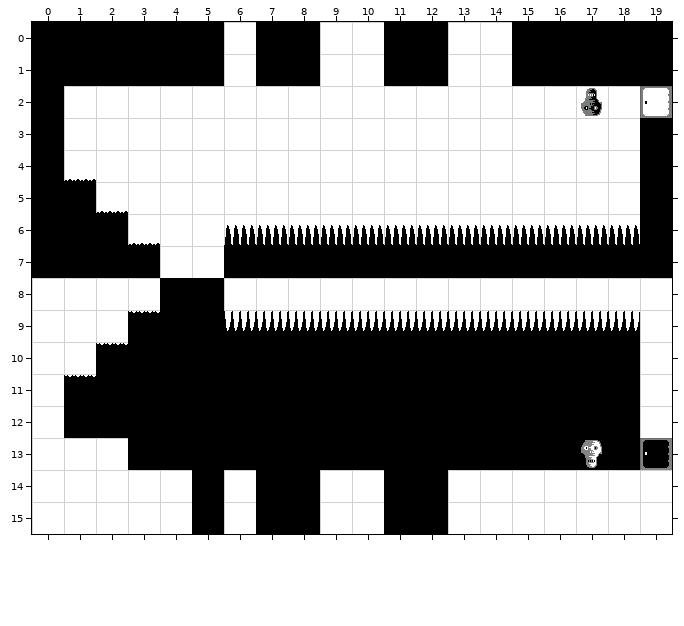
Tiled map, stored at data/map/level2.tmx. Above: the version before the commit.
Cells are 32x32 px. Shown: x 0..19, y 0..15.
After:
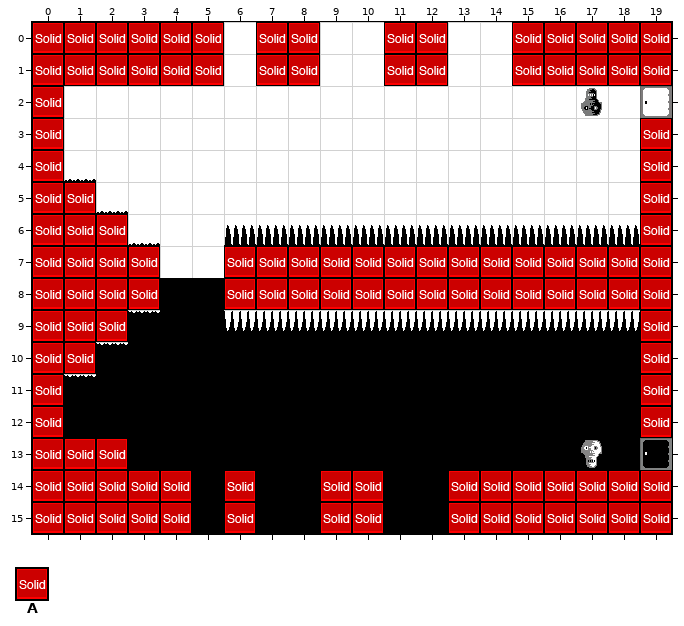
Key: from "metatiles32x32": A 0.
_ is an empty cell.
Tiles of an added or newly shown layer are drawn over the layers below it.
Edits made:
{"where": "layer \"Collision\" (now shown)"}
{"y":0,"x":0,"old":"______","new":"AAAAAA"}
{"y":0,"x":7,"old":"__","new":"AA"}
{"y":0,"x":11,"old":"__","new":"AA"}
{"y":0,"x":15,"old":"_____","new":"AAAAA"}
{"y":1,"x":0,"old":"______","new":"AAAAAA"}
{"y":1,"x":7,"old":"__","new":"AA"}
{"y":1,"x":11,"old":"__","new":"AA"}
{"y":1,"x":15,"old":"_____","new":"AAAAA"}
{"y":2,"x":0,"old":"_","new":"A"}
{"y":3,"x":0,"old":"_","new":"A"}
{"y":3,"x":19,"old":"_","new":"A"}
{"y":4,"x":0,"old":"_","new":"A"}
{"y":4,"x":19,"old":"_","new":"A"}
{"y":5,"x":0,"old":"__","new":"AA"}
{"y":5,"x":19,"old":"_","new":"A"}
{"y":6,"x":0,"old":"___","new":"AAA"}
{"y":6,"x":19,"old":"_","new":"A"}
{"y":7,"x":0,"old":"____","new":"AAAA"}
{"y":7,"x":6,"old":"______________","new":"AAAAAAAAAAAAAA"}
{"y":8,"x":0,"old":"____","new":"AAAA"}
{"y":8,"x":6,"old":"______________","new":"AAAAAAAAAAAAAA"}
{"y":9,"x":0,"old":"___","new":"AAA"}
{"y":9,"x":19,"old":"_","new":"A"}
{"y":10,"x":0,"old":"__","new":"AA"}
{"y":10,"x":19,"old":"_","new":"A"}
{"y":11,"x":0,"old":"_","new":"A"}
{"y":11,"x":19,"old":"_","new":"A"}
{"y":12,"x":0,"old":"_","new":"A"}
{"y":12,"x":19,"old":"_","new":"A"}
{"y":13,"x":0,"old":"___","new":"AAA"}
{"y":14,"x":0,"old":"_____","new":"AAAAA"}
{"y":14,"x":6,"old":"_","new":"A"}
{"y":14,"x":9,"old":"__","new":"AA"}
{"y":14,"x":13,"old":"_______","new":"AAAAAAA"}
{"y":15,"x":0,"old":"_____","new":"AAAAA"}
{"y":15,"x":6,"old":"_","new":"A"}
{"y":15,"x":9,"old":"__","new":"AA"}
{"y":15,"x":13,"old":"_______","new":"AAAAAAA"}
{"label":"added","picture_box":[32,23,223,534]}
{"label":"added","picture_box":[257,23,319,85]}
{"label":"added","picture_box":[385,23,447,85]}
{"label":"added","picture_box":[513,23,671,85]}
{"label":"added","picture_box":[224,119,672,438]}
{"label":"added","picture_box":[224,470,256,534]}
{"label":"added","picture_box":[320,470,384,534]}
{"label":"added","picture_box":[448,470,672,534]}
